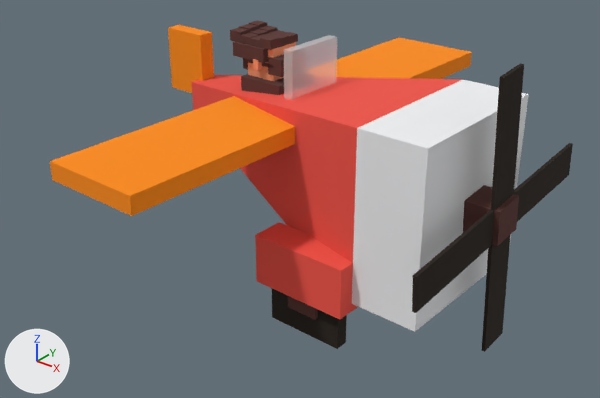
Two versions of the glTF model 13-webgl/examples/three/content/models/glb/plane.gltf, one commit apart.
Camera for both pictures: a 50 mm camera at (1.46, -1.814, 0.97) aimed at (0.083, -0.093, -0.097). Every picture has the same lights, and +X, +Y and +Z are marked at lower left.

The scene before the commit, as lines of its bpy script (objects in view):
```python
ob_airplane = bpy.data.objects.new('airplane', None)
ob_airplane.parent = ob_node_43
ob_airplane.location = (0.0, 0.0, 0.0)
ob_airplane.rotation_euler = (0.0, 0.0, -1.571)  # degrees (0, 0, -90)
ob_airplane.scale = (0.01, 0.01, 0.01)
ob_mesh_13_002 = bpy.data.objects.new('Mesh_13.002', me_mesh_13)
ob_mesh_13_002.parent = ob_hairstop
ob_mesh_13_002.location = (-4.0, -4.0, 0.0)
ob_mesh_13_002.scale = (1.0, 1.0, 0.776)
ob_mesh_13_003 = bpy.data.objects.new('Mesh_13.003', me_mesh_13)
ob_mesh_13_003.parent = ob_hairstop
ob_mesh_13_003.location = (0.0, 4.0, 0.0)
ob_mesh_13_003.scale = (1.0, 1.0, 0.694)
ob_mesh_13_004 = bpy.data.objects.new('Mesh_13.004', me_mesh_13)
ob_mesh_13_004.parent = ob_hairstop
ob_mesh_13_004.location = (0.0, 0.0, 0.0)
ob_mesh_13_004.scale = (1.0, 1.0, 0.617)
ob_mesh_13_005 = bpy.data.objects.new('Mesh_13.005', me_mesh_13)
ob_mesh_13_005.parent = ob_hairstop
ob_mesh_13_005.location = (0.0, -4.0, 0.0)
ob_mesh_13_005.scale = (1.0, 1.0, 0.555)
ob_mesh_13_006 = bpy.data.objects.new('Mesh_13.006', me_mesh_13)
ob_mesh_13_006.parent = ob_hairstop
ob_mesh_13_006.location = (4.0, 4.0, 0.0)
ob_mesh_13_006.scale = (1.0, 1.0, 0.515)
ob_mesh_13_009 = bpy.data.objects.new('Mesh_13.009', me_mesh_13)
ob_mesh_13_009.parent = ob_hairstop
ob_mesh_13_009.location = (8.0, 4.0, 0.0)
ob_mesh_13_009.scale = (1.0, 1.0, 0.552)
ob_mesh_13_010 = bpy.data.objects.new('Mesh_13.010', me_mesh_13)
ob_mesh_13_010.parent = ob_hairstop
ob_mesh_13_010.location = (8.0, 0.0, 0.0)
ob_mesh_13_010.scale = (1.0, 1.0, 0.613)
ob_mesh_7 = bpy.data.objects.new('Mesh_7', me_mesh_7)
ob_mesh_7.parent = ob_airplane
ob_mesh_7.location = (25.0, -25.0, -20.0)
# also in view: 'Mesh_12' at (-0.1, 0.003, 0.27); 'Mesh_2' at (-0.45, 0.012, 0.2); 'Mesh_14' at (-0.132, -0.057, 0.3); 'Mesh_3' at (0.0, 0.0, 0.15); 'Mesh_6.001' at (0.68, -0.018, 0.0)
```
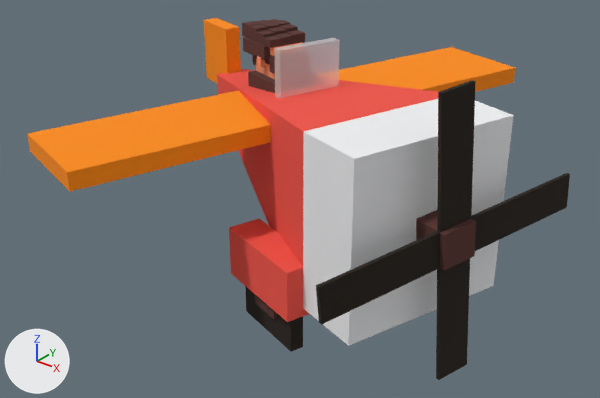
ob_airplane is not drawn itself; it is the parent of ob_mesh_0, ob_mesh_1, ob_mesh_2, ob_mesh_3, ob_mesh_4, ob_propeller, ob_mesh_7, ob_mesh_8.

Where the change shows, as pixel boxes [x1, y1, x2, y2] in the pictures (600 x 398 px):
```json
{"object": "Mesh_1", "change": "moved", "before": [352, 80, 529, 332], "after": [303, 99, 514, 346]}
{"object": "Mesh_3", "change": "moved", "before": [50, 37, 472, 216], "after": [27, 47, 515, 191]}
{"object": "Mesh_0", "change": "moved", "before": [192, 75, 463, 263], "after": [217, 69, 438, 267]}
{"object": "Mesh_6", "change": "moved", "before": [482, 63, 524, 352], "after": [436, 80, 475, 380]}
{"object": "Mesh_6.001", "change": "moved", "before": [412, 143, 573, 313], "after": [316, 173, 570, 325]}
{"object": "Mesh_7", "change": "moved", "before": [255, 222, 358, 319], "after": [229, 219, 309, 322]}
{"object": "Mesh_2", "change": "moved", "before": [168, 25, 214, 93], "after": [204, 18, 241, 84]}
{"object": "propeller", "change": "moved", "before": [463, 185, 519, 246], "after": [416, 210, 476, 271]}
{"object": "Mesh_4", "change": "moved", "before": [284, 35, 337, 99], "after": [274, 38, 340, 98]}
{"object": "Mesh_8", "change": "moved", "before": [272, 289, 347, 349], "after": [245, 286, 303, 352]}
{"object": "Mesh_11", "change": "moved", "before": [241, 74, 284, 95], "after": [248, 70, 275, 93]}
{"object": "Mesh_14", "change": "moved", "before": [233, 42, 268, 63], "after": [243, 37, 270, 60]}
{"object": "Mesh_12", "change": "moved", "before": [248, 42, 296, 81], "after": [256, 42, 302, 79]}
{"object": "Mesh_9", "change": "moved", "before": [288, 296, 318, 320], "after": [255, 295, 277, 319]}
{"object": "Mesh_16", "change": "moved", "before": [268, 54, 284, 77], "after": [269, 55, 275, 74]}
{"object": "Mesh_13.002", "change": "moved, rescaled", "before": [230, 27, 249, 43], "after": [242, 21, 260, 38]}
{"object": "Mesh_13.005", "change": "moved, rescaled", "before": [240, 33, 259, 45], "after": [249, 24, 267, 41], "on screen": "38% taller"}
{"object": "Mesh_13.011", "change": "moved, rescaled", "before": [260, 35, 280, 50], "after": [263, 36, 282, 48], "on screen": "19% shorter"}
{"object": "Mesh_13.008", "change": "moved", "before": [250, 35, 264, 47], "after": [256, 30, 275, 44]}
{"object": "Mesh_13.009", "change": "moved, rescaled", "before": [282, 32, 298, 44], "after": [286, 30, 305, 44]}
{"object": "Mesh_13.010", "change": "moved, rescaled", "before": [272, 34, 289, 47], "after": [275, 33, 294, 46]}
{"object": "Mesh_13.004", "change": "moved, rescaled", "before": [249, 29, 268, 35], "after": [261, 22, 279, 29]}
{"object": "Mesh_13.003", "change": "moved, rescaled", "before": [258, 26, 277, 33], "after": [273, 20, 290, 26]}
{"object": "Mesh_13.006", "change": "moved, rescaled", "before": [269, 30, 285, 34], "after": [279, 24, 298, 32]}
{"object": "Mesh_18.001", "change": "moved", "before": [253, 59, 263, 70], "after": [257, 56, 267, 67]}
{"object": "Mesh_13.007", "change": "moved", "before": [260, 33, 275, 37], "after": [267, 27, 286, 35]}
{"object": "Mesh_13.001", "change": "moved", "before": [239, 24, 258, 32], "after": [254, 20, 269, 24]}
{"object": "Mesh_13", "change": "moved", "before": [249, 20, 267, 28], "after": [266, 19, 279, 22]}
{"object": "Mesh_17", "change": "moved", "before": [245, 59, 273, 67], "after": [254, 56, 273, 66]}
{"object": "Mesh_15", "change": "moved", "before": [243, 58, 248, 70], "after": [252, 55, 256, 66]}
```

Scene script edits in JSON lines:
```json
{"op": "set", "path": "ob_airplane.parent", "old": "ob_node_43", "new": "ob_node_55"}
{"op": "set", "path": "ob_mesh_13_002.scale", "old": "(1.0, 1.0, 0.776)", "new": "(1.0, 1.0, 1.0)"}
{"op": "set", "path": "ob_mesh_13_003.scale", "old": "(1.0, 1.0, 0.694)", "new": "(1.0, 1.0, 1.0)"}
{"op": "set", "path": "ob_mesh_13_004.scale", "old": "(1.0, 1.0, 0.617)", "new": "(1.0, 1.0, 1.0)"}
{"op": "set", "path": "ob_mesh_13_005.scale", "old": "(1.0, 1.0, 0.555)", "new": "(1.0, 1.0, 1.0)"}
{"op": "set", "path": "ob_mesh_13_006.scale", "old": "(1.0, 1.0, 0.515)", "new": "(1.0, 1.0, 1.0)"}
{"op": "set", "path": "ob_mesh_13_009.scale", "old": "(1.0, 1.0, 0.552)", "new": "(1.0, 1.0, 1.0)"}
{"op": "set", "path": "ob_mesh_13_010.scale", "old": "(1.0, 1.0, 0.613)", "new": "(1.0, 1.0, 1.0)"}
{"op": "set", "path": "ob_mesh_13_011.scale", "old": "(1.0, 1.0, 0.689)", "new": "(1.0, 1.0, 1.0)"}
{"op": "add", "block": "ob_node_55", "code": ["ob_node_55 = bpy.data.objects.new('Node_55', None)", "ob_node_55.location = (0.0, 0.0, 0.0)", "ob_node_55.rotation_euler = (0.0, 0.0, 1.265)  # degrees (0, 0, 72)"]}
```
